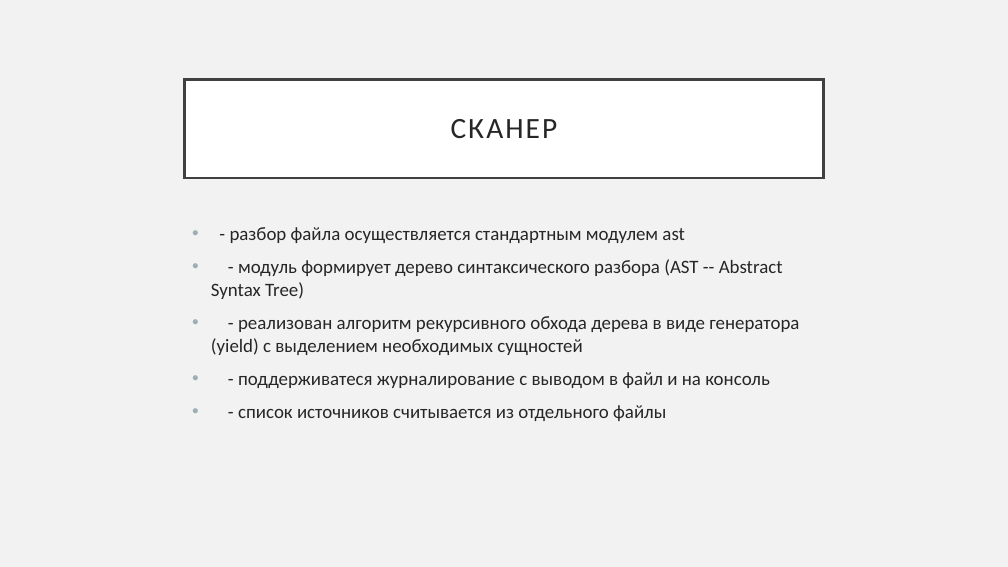
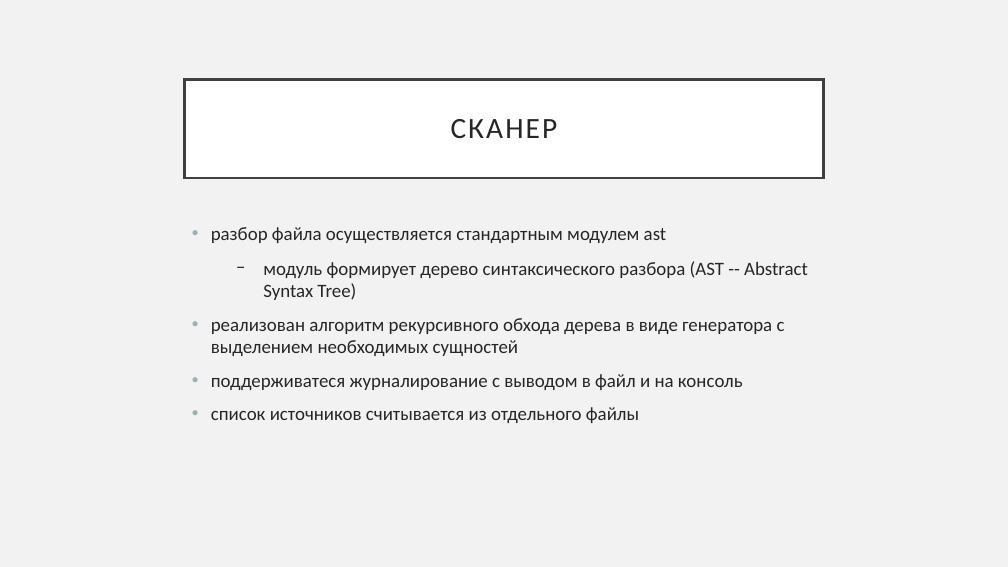
Before and after one commit to VIPigeon/SearchProject, a slide deck: slide 7 of Презентация.pptx (slide 6 before the commit). Drawn at 1008x567 pixels with LibreOffice and Linux fonts; fonts in the diff are those of the drawing. Boxes give left, top, right and bottom in pixels: in the first picture for what was removed or moved away, otherwise in the second. Text is boxed around its words. In the diff, an @@ line names an element or a change of style, - is before the commit and + after.

```diff
--- a/Презентация.pptx
+++ b/Презентация.pptx
@@ text at box(211, 227, 808, 423): text changed @@
-• - разбор файла осуществляется стандартным модулем ast
-• - модуль формирует дерево синтаксического разбора (AST -- Abstract Syntax Tree)
-• - реализован алгоритм рекурсивного обхода дерева в виде генератора (yield) с выделением необходимых сущностей
-• - поддерживатеся журналирование с выводом в файл и на консоль
-• - список источников считывается из отдельного файлы
+• разбор файла осуществляется стандартным модулем ast
+  − модуль формирует дерево синтаксического разбора (AST -- Abstract Syntax Tree)
+• реализован алгоритм рекурсивного обхода дерева в виде генератора с выделением необходимых сущностей
+• поддерживатеся журналирование с выводом в файл и на консоль
+• список источников считывается из отдельного файлы
```
Also in this commit, not shown: 5 other slides changed, 3 slides added, 1 slide removed, 1 other file.
